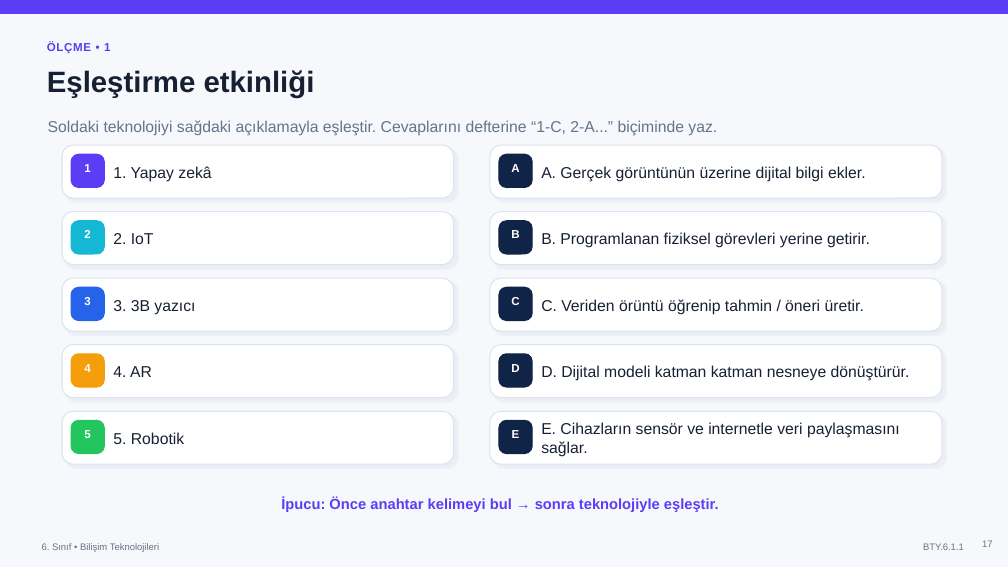
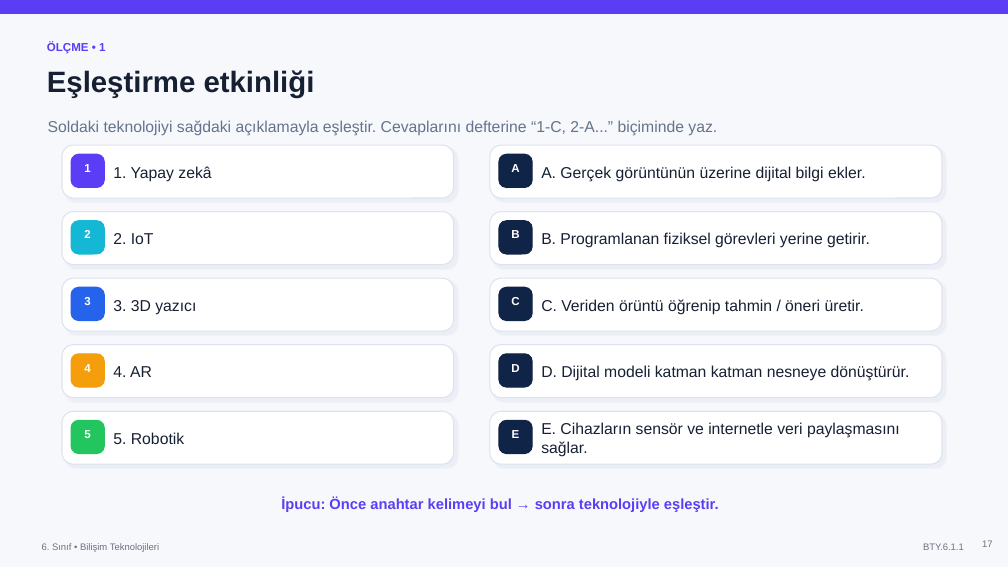
Before and after one commit to DuoByteTech/Adelon, a slide deck: slide 17 of public/lessons/yenilikci-bilisim-teknolojileri/Yenilikci_Bilisim_Teknolojileri_6_Sinif.pptx. Drawn at 1008x567 pixels with LibreOffice and Linux fonts; fonts in the diff are those of the drawing. Boxes give left, top, right and bottom in pixels: in the first picture for what was removed or moved away, otherwise in the second. Text is boxed around its words. In the diff, an @@ line names an element or a change of style, - is before the commit and + after.

```diff
--- a/public/lessons/yenilikci-bilisim-teknolojileri/Yenilikci_Bilisim_Teknolojileri_6_Sinif.pptx
+++ b/public/lessons/yenilikci-bilisim-teknolojileri/Yenilikci_Bilisim_Teknolojileri_6_Sinif.pptx
@@ text "ÖLÇME • 1" at (47, 42, 105, 54): letter spacing 0.6 to 0 pt @@
@@ text at (113, 300, 196, 315): text changed @@
-3. 3B yazıcı
+3. 3D yazıcı
```
Also in this commit, not shown: 19 other slides changed, 1 slide removed, 1 other file.
